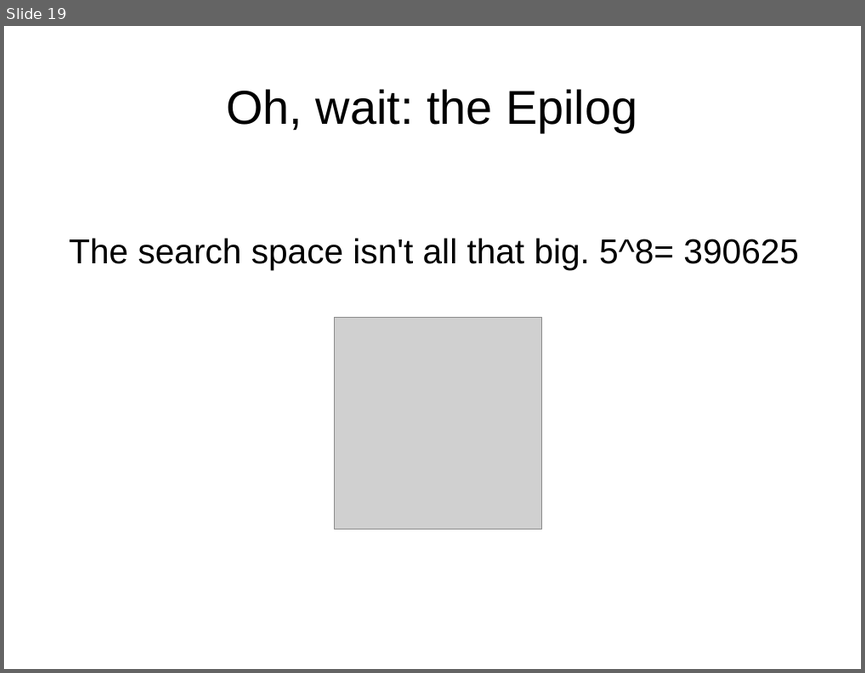
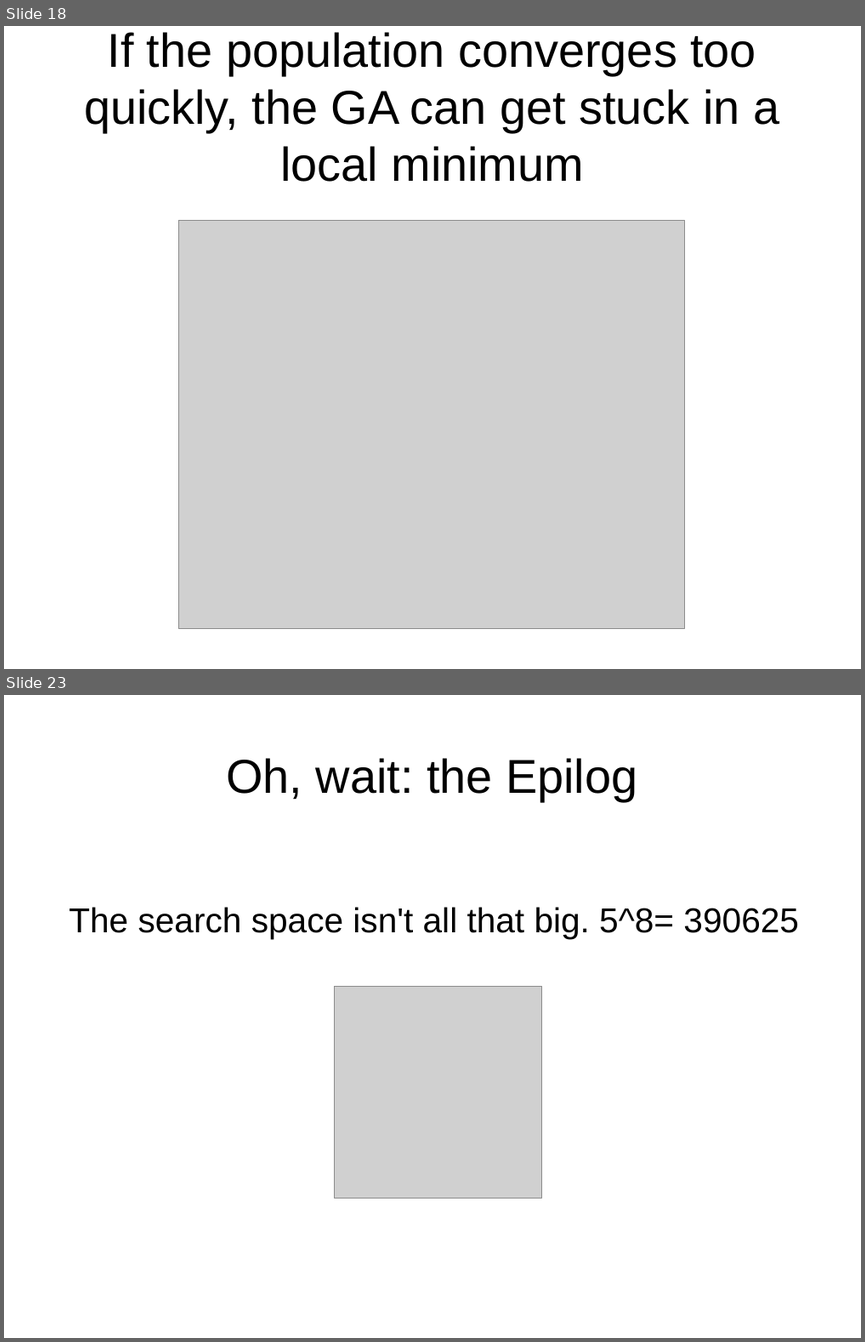
Before and after one commit to philtomson/OSBridge2012Talk, a slide deck: OSBridge2012.odp. Shown one above the other, each under a label of ours: slide 19 before the commit, slides 18 and 23 after it; the slides between them are not shown. The pictures are 865x673 and 865x1342 pixels, drawn with LibreOffice and Linux fonts; fonts in the diff are those of the drawing; grey boxes stand for pictures. Boxes give left, top, right and bottom in pixels: in the first picture for what was removed or moved away, otherwise in the second. Text is boxed around its words. In the diff, an @@ line names an element or a change of style, - is before the commit and + after.

```diff
--- a/OSBridge2012.odp
+++ b/OSBridge2012.odp
@@ slide 18 added at box(4, 26, 861, 669), background #FFFFFF @@
@@ title added at box(84, 32, 779, 182), 44 pt, text #000000 @@
+If the population converges too quickly, the GA can get stuck in a local minimum
@@ picture added at box(179, 221, 684, 629) @@
@@ what was slide 19 is now slide 23 @@
```
Also in this commit, not shown: 5 slides changed, 4 other slides added, 2 other files.
